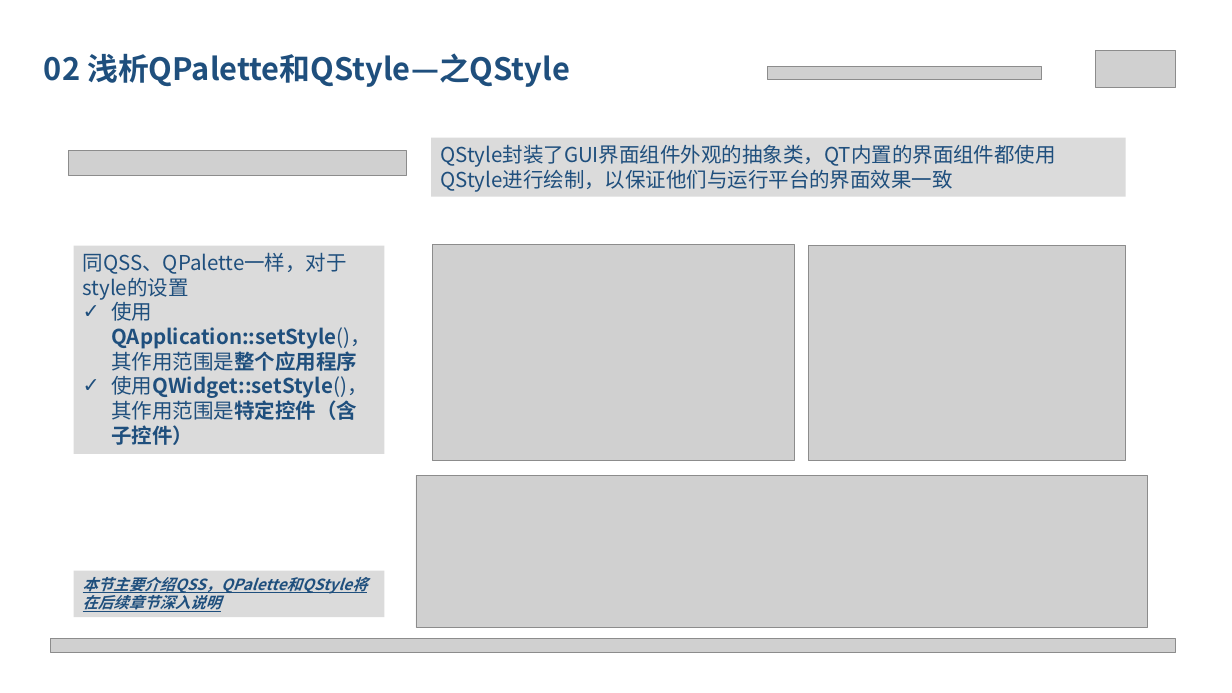
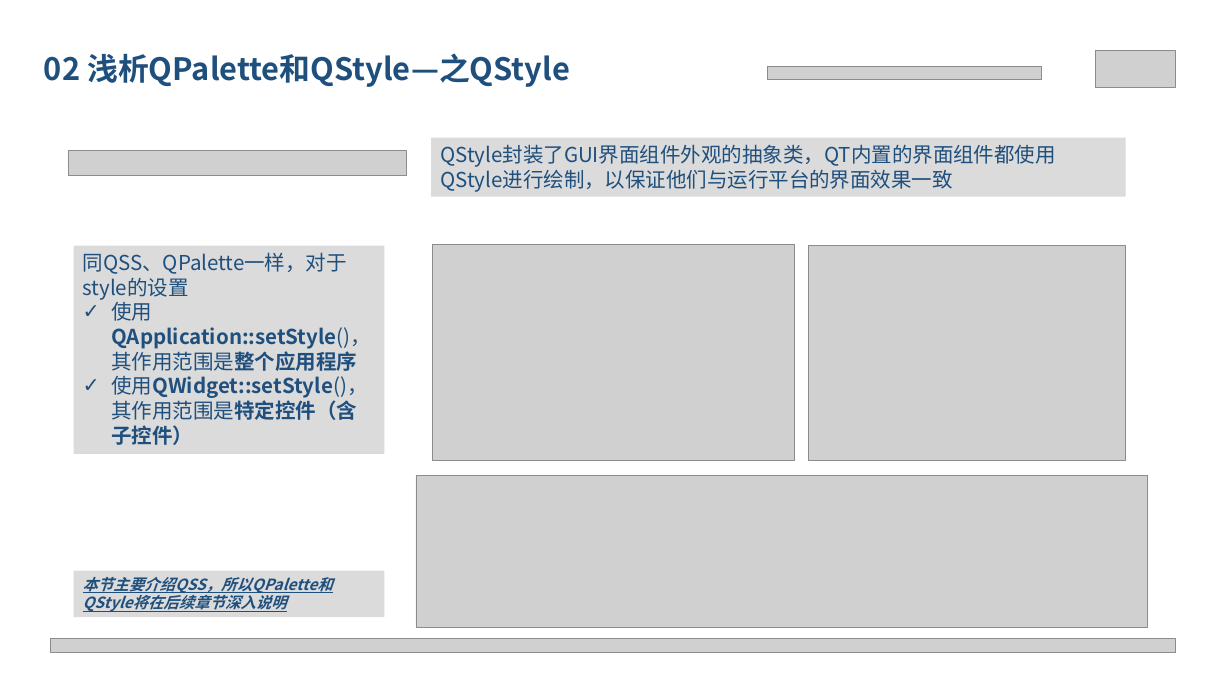
Before and after one commit to zzzcb/qt, a slide deck: slide 5 of qt_GSGU/第二章 Widgets体系/00ppt/2.5 QSS-控件也爱美.pptx. Drawn at 1232x693 pixels with LibreOffice and Linux fonts; fonts in the diff are those of the drawing; grey boxes stand for pictures. Boxes give left, top, right and bottom in pixels: in the first picture for what was removed or moved away, otherwise in the second. Text is boxed around its words. In the diff, an @@ line names an element or a change of style, - is before the commit and + after.

```diff
--- a/qt_GSGU/第二章 Widgets体系/00ppt/2.5 QSS-控件也爱美.pptx
+++ b/qt_GSGU/第二章 Widgets体系/00ppt/2.5 QSS-控件也爱美.pptx
@@ text in rectangle at bbox=[83, 577, 333, 596]: text changed @@
-本节主要介绍QSS，QPalette和QStyle将在后续章节深入说明
+本节主要介绍QSS，所以QPalette和QStyle将在后续章节深入说明
```
Also in this commit, not shown: 1 other slide changed, 1 slide added.
